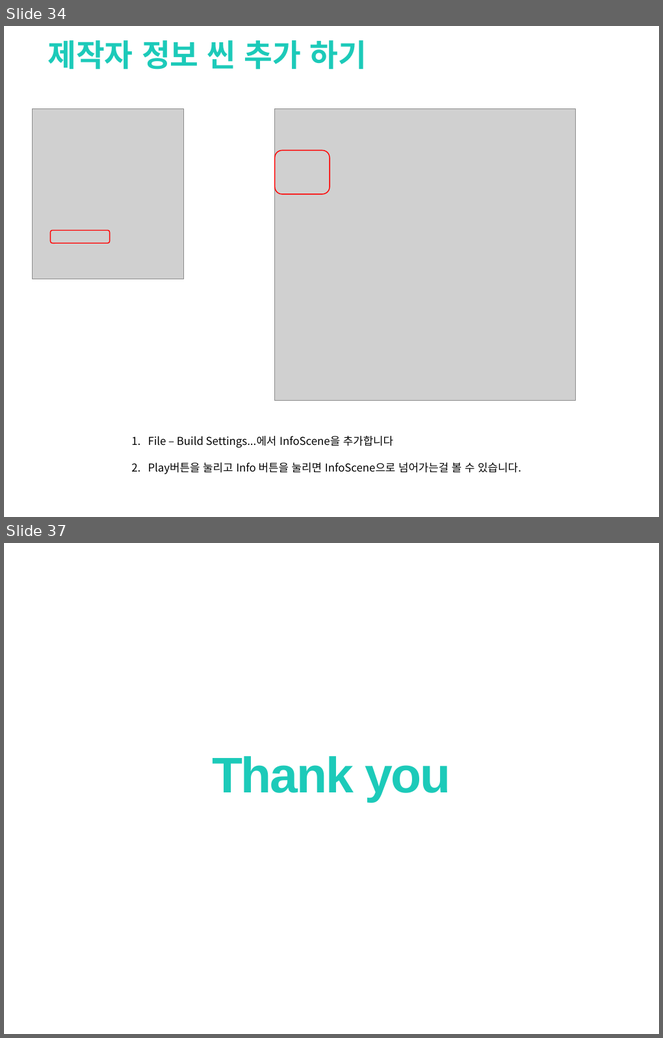
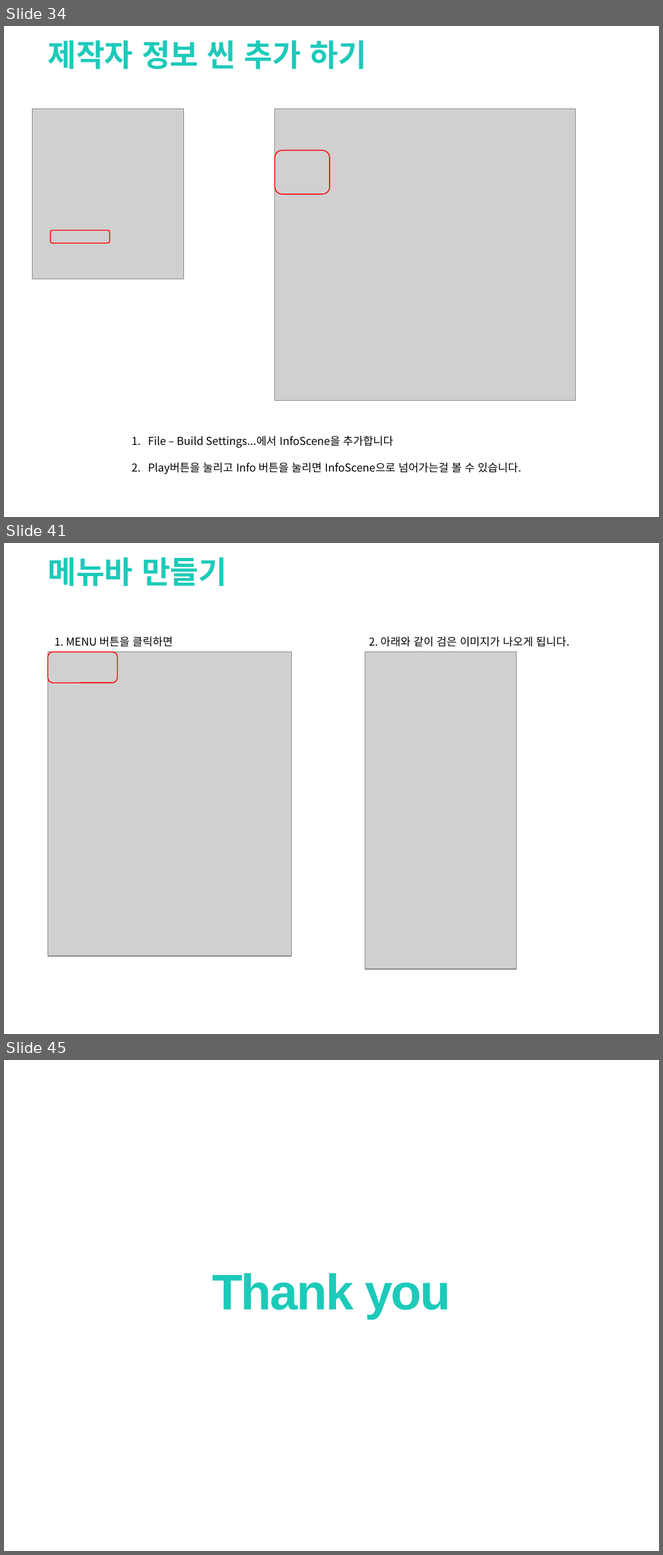
Before and after one commit to clianor/Unity-Final-Project, a slide deck: 기말과제.pptx. Shown one above the other, each under a label of ours: slides 34 and 37 before the commit, slides 34, 41 and 45 after it; the slides between them are not shown. The pictures are 663x1038 and 663x1555 pixels, drawn with LibreOffice and Linux fonts; fonts in the diff are those of the drawing; grey boxes stand for pictures; background and template pictures are left out. Boxes give left, top, right and bottom in pixels: in the first picture for what was removed or moved away, otherwise in the second. Text is boxed around its words. In the diff, an @@ line names an element or a change of style, - is before the commit and + after.

```diff
--- a/기말과제.pptx
+++ b/기말과제.pptx
@@ slide 41 added at (4,543,659,1034), background picture (left out) @@
@@ text added at (48,557,227,587), 34 pt, text #1CCAB9, bold @@
+메뉴바 만들기
@@ text added at (55,637,173,647), 12 pt, text #000000 @@
+1. MENU 버튼을 클릭하면
@@ text added at (369,637,570,647), 12 pt, text #000000 @@
+2. 아래와 같이 검은 이미지가 나오게 됩니다.
@@ picture added at (48,652,292,956) @@
@@ rounded rectangle added at (48,652,117,683), outline #FF0000 1 pt @@
@@ picture added at (365,652,516,969) @@
@@ what was slide 37 is now slide 45 @@
```
Also in this commit, not shown: 1 slide changed, 8 other slides added, 1 slide removed, 16 other files.
